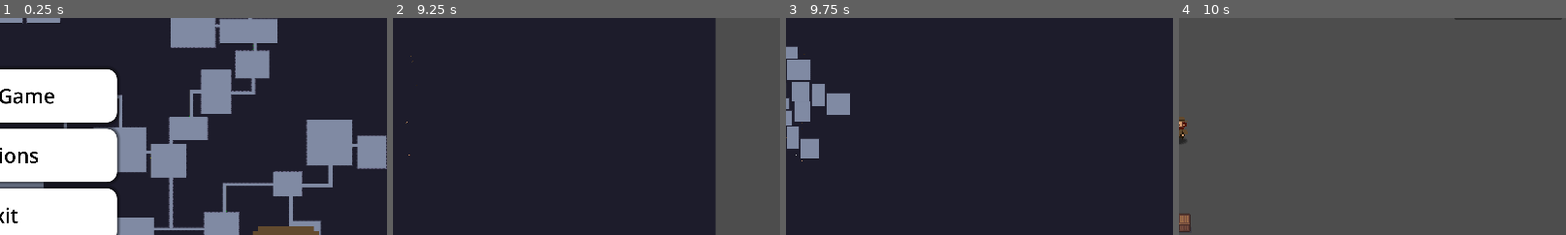
Above: before the commit, frames 1-4 (left to right).
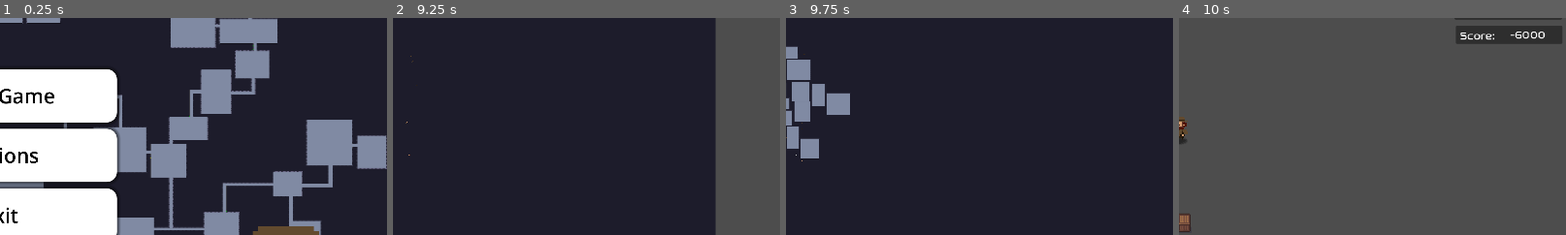
Above: after the commit, the same moments.

Repository: THenriques02/QuantumLoop
Game: Godot game, scene res://Scenes/UI/main_menu.tscn
The game is run twice, just before and just after one commit, with the same random seed, the same clock (stepped at 60 frames per second) and the same inputs.
Inputs (mouse positions are % of the whole screen's width and height, from its top left):
- Up to frame 1 (0.25 s): no input
- Up to frame 2 (9.25 s): click "Start Game" at 0.5 s; tap Enter (ui_accept) at 1.25, 1.52, 1.55, 1.82, 2.1, 2.27, 2.57, 2.75, 3.05, 3.5, 3.77, 4.07, 4.25, 4.52, 4.55, 4.82, 5, 5.27, 5.57, 6.05, 6.77, 7.07, 7.25, 7.52, 7.55, 7.82, 8.1, 8.27, 8.57, 9.05 s; move the mouse to (72, 45) at 1.27 s; hold D (right) 1.28-2.03 s; hold Q (heal) 1.28-2.03 s; click (72, 45) at 1.42 s; move the mouse to (30, 55) at 2.02 s; hold Page Down (ui_page_down) 2.03-2.78 s; tap Q (heal) every 1.5 s from 2.3 to 8.3 s; move the mouse to (60, 28) at 2.77 s; hold D (right) 2.78-3.53 s; hold Q (heal) 2.78-3.53 s; move the mouse to (45, 70) at 3.52 s; hold Page Up (ui_page_up) 3.53-4.28 s; tap 1 (revolver) at 3.6 s; click (45, 70) at 3.67 s; move the mouse to (80, 65) at 4.27 s; hold 2 (rifle) 4.28-5.03 s; hold A (left) 4.28-5.78 s; move the mouse to (20, 35) at 5.02 s; click (20, 35) at 5.1 s; move the mouse to (55, 50) at 5.77 s; hold Page Down (ui_page_down) 5.78-6.53 s; hold 3 (shotgun) 5.78-6.53 s; click (55, 50) at 5.92 s; move the mouse to (35, 25) at 6.52 s; hold D (right) 6.53-7.28 s; tap 4 (sniper) at 6.6 s; move the mouse to (72, 45) at 7.27 s; hold Page Up (ui_page_up) 7.28-8.03 s; hold Q (heal) 7.28-8.03 s; move the mouse to (30, 55) at 8.02 s; hold D (right) 8.03-8.78 s; click (30, 55) at 8.17 s; move the mouse to (60, 28) at 8.77 s; hold Page Down (ui_page_down) from 8.78 s (still down); hold Q (heal) from 8.78 s (still down)
- Up to frame 3 (9.75 s): move the mouse to (45, 70) at 9.52 s; release Page Down (ui_page_down) at 9.53 s; release Q (heal) at 9.53 s; hold A (left) from 9.53 s (still down); tap 1 (revolver) at 9.6 s
- Up to frame 4 (10 s): keep holding A (left); tap Enter (ui_accept) at 9.77 s; tap Q (heal) at 9.8 s
The pictures show only the part of the screen within x 50-100%, y 25-75%; the shares and areas given below are measured in that part.

Frames 1-3 are identical in both runs. In frame 4, 2.2% of the frame differs, in the area x 71-99%, y 3-13%.
Error before the commit: Invalid access to property or key 'position' on a base object of type 'Nil'. (res://Scripts/Main/main.gd:112)
Error after the commit: Invalid access to property or key 'position' on a base object of type 'Nil'. (res://Scripts/Main/main.gd:116)

Commit message:
added a score system

Diff:
--- a/Scenes/UI/control.tscn
+++ b/Scenes/UI/control.tscn
@@ -11,6 +11,7 @@
 [ext_resource type="Texture2D" uid="uid://bwvgfmlbjstnk" path="res://Assets/Weapons/Bullets/RifleAmmoBig.png" id="8_o75o0"]
 [ext_resource type="Script" uid="uid://mgdm4tgwqomu" path="res://Scripts/UI/shotgun_ammo.gd" id="9_o75o0"]
 [ext_resource type="Script" uid="uid://b7rfnyki1j2i6" path="res://Scripts/UI/sniper_ammo.gd" id="11_4bwep"]
+[ext_resource type="Script" uid="uid://bjgwil5pkrkb4" path="res://Scripts/UI/high_score.gd" id="12_u14jh"]
 
 [node name="Control" type="Control"]
 layout_mode = 3
@@ -193,3 +194,49 @@
 vertical_alignment = 1
 clip_text = true
 script = ExtResource("11_4bwep")
+
+[node name="HighScore" type="Panel" parent="UI"]
+offset_left = 1647.0
+offset_top = 291.0
+offset_right = 1911.0
+offset_bottom = 336.0
+
+[node name="Value" type="Label" parent="UI/HighScore"]
+layout_mode = 1
+anchors_preset = -1
+anchor_left = 0.696
+anchor_top = 0.5
+anchor_right = 0.696
+anchor_bottom = 0.5
+offset_left = -81.744
+offset_top = -15.5
+offset_right = 73.256
+offset_bottom = 16.5
+grow_horizontal = 2
+grow_vertical = 2
+theme_override_fonts/font = ExtResource("4_qsnfn")
+theme_override_font_sizes/font_size = 26
+horizontal_alignment = 1
+vertical_alignment = 1
+clip_text = true
+script = ExtResource("12_u14jh")
+
+[node name="Score" type="Label" parent="UI/HighScore"]
+layout_mode = 1
+anchors_preset = -1
+anchor_left = 0.696
+anchor_top = 0.5
+anchor_right = 0.696
+anchor_bottom = 0.5
+offset_left = -175.744
+offset_top = -13.5
+offset_right = -83.744
+offset_bottom = 18.5
+grow_horizontal = 2
+grow_vertical = 2
+theme_override_fonts/font = ExtResource("4_qsnfn")
+theme_override_font_sizes/font_size = 26
+text = "Score:"
+horizontal_alignment = 1
+vertical_alignment = 1
+clip_text = true
--- a/Scripts/Components/health_component.gd
+++ b/Scripts/Components/health_component.gd
@@ -9,6 +9,8 @@
 
 signal health_changed(current: float)
 signal died
+
+signal enemy_killed
 
 func _ready() -> void:
 	current_health = max_health
@@ -32,6 +34,7 @@
 		var parent = get_parent()
 		if not parent.is_in_group("player"):
 			if not parent.is_in_group("boss"):
+				emit_signal("enemy_killed")
 				die()
 			else:
 				get_tree().call_group("player_died", "boss_died")
--- a/Scripts/Enemies/enemy.gd
+++ b/Scripts/Enemies/enemy.gd
@@ -9,6 +9,8 @@
 
 var player: Player
 var move_dir: Vector2 = Vector2.ZERO
+
+var enemy_type
 
 var cardinal_directions: Array = [
 	Vector2.UP,
--- a/Scripts/Main/main.gd
+++ b/Scripts/Main/main.gd
@@ -47,6 +47,7 @@
 
 var difficulty_modifier = 0
 var era = 0
+var negative_eras = 0
 var eras_rooms = {}
 var eras_paths = {}
 var path_switch = []
@@ -60,6 +61,9 @@
 var base_loot_box_percentage = 0.6
 var base_loot_percentage = 0.6
 var base_non_loot_weapons_percentage = 0.7
+
+var high_score = 0
+signal high_score_changed(new_value: int)
 
 func _ready():
 	randomize()
@@ -126,6 +130,7 @@
 		ui_instance.get_node("UI/RifleAmmo/Label").connect_rifle(player.get_node("Rifle"))
 		ui_instance.get_node("UI/ShotgunAmmo/Label").connect_shotgun(player.get_node("Shotgun"))
 		ui_instance.get_node("UI/SniperAmmo/Label").connect_sniper(player.get_node("Sniper"))
+		ui_instance.get_node("UI/HighScore/Value").connect_main(self)
 		$minimap.add_child(ui_instance)
 
 		play_mode = true
@@ -166,8 +171,10 @@
 				var enemy
 				if randf() < max(base_slime_percentage - 0.025 * difficulty_modifier, 0.4):
 					enemy = Slime.instantiate()
+					connect_slime_health_component(enemy.get_node("HealthComponent"))
 				else:
 					enemy = Knight.instantiate()
+					connect_knight_health_component(enemy.get_node("HealthComponent"))
 
 				var half_w = room.size.x / 2 - ( 2 * tile_size)
 				var half_h = room.size.y / 2 - ( 2 * tile_size)
@@ -498,14 +505,17 @@
 
 func player_died():
 	death.play()
+	player_killed_score()
 	store_era()
 	store_corpse()
 	era -= 1
+	negative_eras += 1
 	difficulty_modifier = min(difficulty_modifier - 1, 0)
 	new_dungeon()
 
 func player_passed():
 	next_level.play()
+	boss_killed_score()
 	store_era()
 	era += 1
 	difficulty_modifier += 1
@@ -579,3 +589,28 @@
 	else:
 		await make_rooms()
 	await make_map()
+
+
+func connect_slime_health_component(s):
+	var slime_dead = s
+	slime_dead.connect("enemy_killed", Callable(self, "_on_slime_killed"))
+
+func connect_knight_health_component(k):
+	var knight_dead = k
+	knight_dead.connect("enemy_killed", Callable(self, "_on_knight_killed"))
+
+func _on_slime_killed():
+	high_score += 10 + int(10 * (difficulty_modifier / 5))
+	emit_signal("high_score_changed", high_score)
+
+func _on_knight_killed():
+	high_score += 50 + int(10 * (difficulty_modifier / 5))
+	emit_signal("high_score_changed", high_score)
+
+func boss_killed_score():
+	high_score += 500 + int(10 * (difficulty_modifier / 5))
+	emit_signal("high_score_changed", high_score)
+
+func player_killed_score():
+	high_score -= 1000
+	emit_signal("high_score_changed", high_score)
--- /dev/null
+++ b/Scripts/UI/high_score.gd
@@ -0,0 +1,12 @@
+extends Label
+
+func _ready():
+	pass
+
+func connect_main(m):
+	var main = m
+	main.connect("high_score_changed", Callable(self, "_on_high_score_changed"))
+	self.text = str(main.high_score)
+
+func _on_high_score_changed(value: int):
+	self.text = str(value)
Not shown: 1 places in Scenes/UI/control.tscn that only renumber resources
Not shown, added: Scripts/UI/high_score.gd.uid
